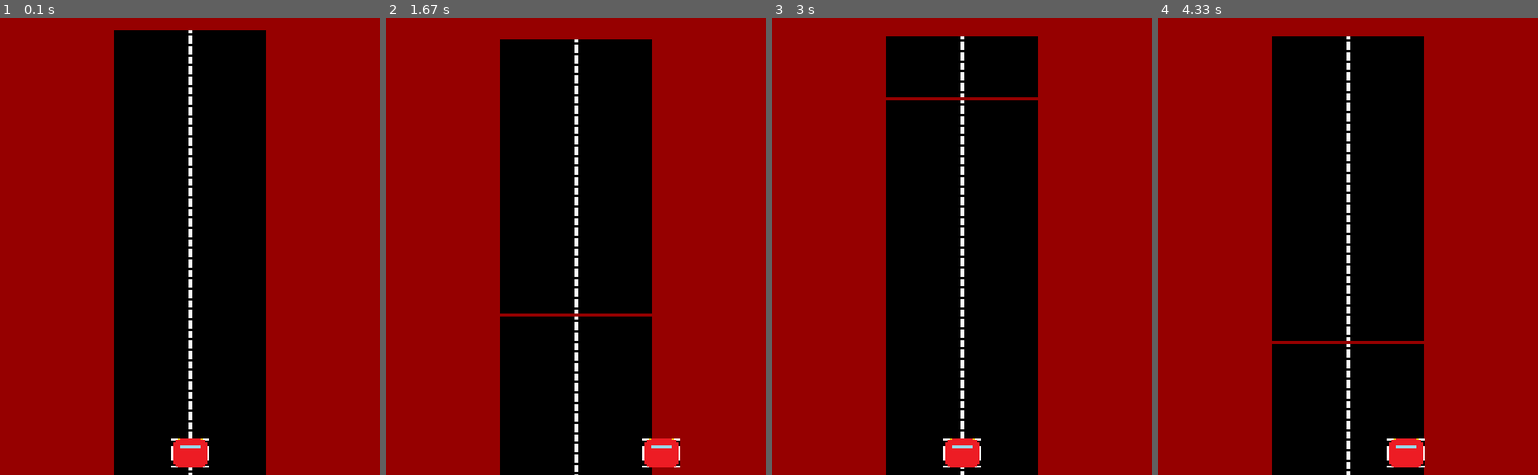
Above: before the commit, frames 1-4 (left to right).
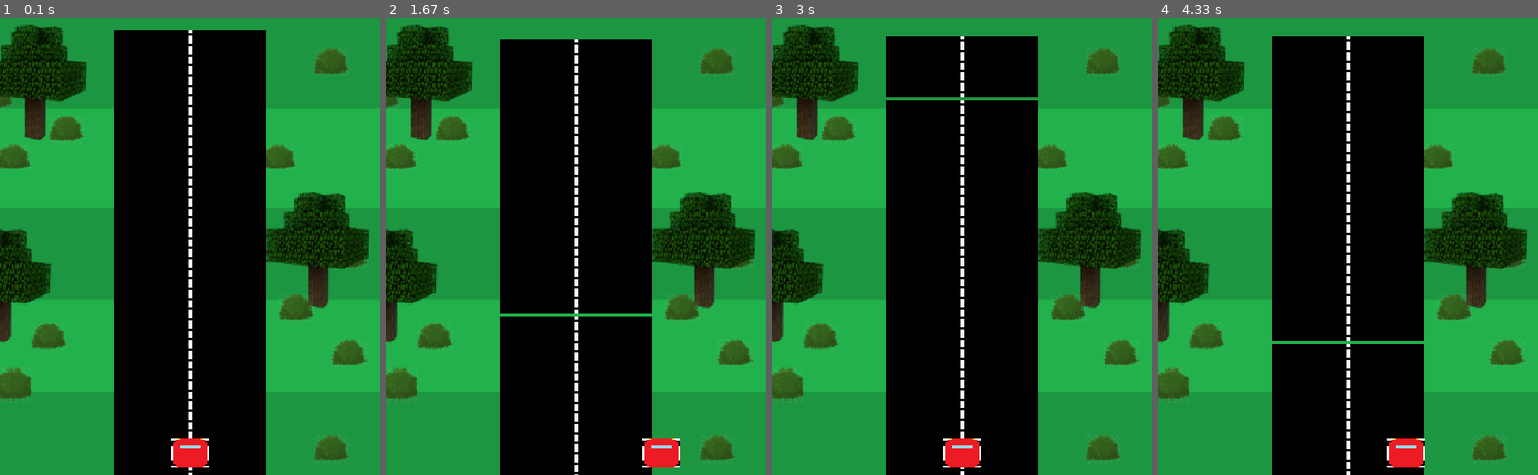
Above: after the commit, the same moments.

Repository: ferclima/pygame
Game: pygame game, started from codigo do jogo.py
Same seed, same stepped clock (60 frames per second), same inputs: the game is played once before the commit and once after it.
Inputs:
- Up to frame 1 (0.1 s): no input
- Up to frame 2 (1.67 s): hold Right 0.33-0.8 s; hold Up 0.83-1.13 s; hold Right 1.17-1.63 s
- Up to frame 3 (3 s): hold Left 1.67-2.2 s; hold Down 2.23-2.53 s; hold Left 2.57-2.97 s
- Up to frame 4 (4.33 s): hold Right 3.4-4.03 s; hold Down from 4.07 s (still down)

The runs differ from the first frame. In frame 1, 61% of the frame differs, in the area x 0-100%, y 0-100%; in frame 2, 62%; in frame 3, 62%; in frame 4, 62%.

Commit message:
movimentação carro

Diff:
--- a/codigo do jogo.py
+++ b/codigo do jogo.py
@@ -48,6 +48,7 @@
         self.image = img
         self.rect = self.image.get_rect()
         self.speedx = 0
+        self.speedy = 0
         self.rect.centerx = WIDTH /2
         self.rect.bottom = HEIGHT - 10
 
@@ -89,6 +90,10 @@
                 carro.speedx -= 4
             if event.key == pygame.K_RIGHT:
                 carro.speedx += 4
+            if event.key == pygame.K_UP:
+                carro.speedy -= 4
+            if event.key == pygame.K_DOWN:
+                carro.speedy += 4
         # Verifica se soltou alguma tecla.
         if event.type == pygame.KEYUP:
             # Dependendo da tecla, altera a velocidade.
@@ -96,6 +101,10 @@
                 carro.speedx += 4
             if event.key == pygame.K_RIGHT:
                 carro.speedx -= 4
+            if event.key == pygame.K_UP:
+                carro.speedy -= 4
+            if event.key == pygame.K_DOWN:
+                carro.speedy += 4
 
     all_pistas.update()
     all_sprites.update()
@@ -103,6 +112,7 @@
     # ----- Gera saídas
 
     window.fill((150, 0, 0))  # Preenche com a cor branca
+    window.blit(paisagem_img, (0, 0))
 
     all_sprites.draw(window)
 
